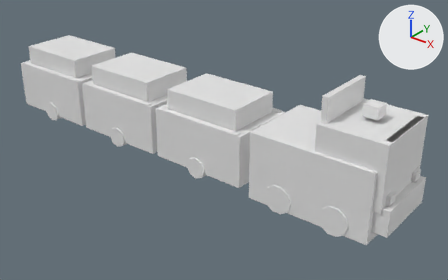
Renders of the glTF model game/Airside/Assets/StreamingAssets/Airside/Art/Models/Vehicles/mdl_baggage_tug_train_authored_v01.gltf from each side of a commit.
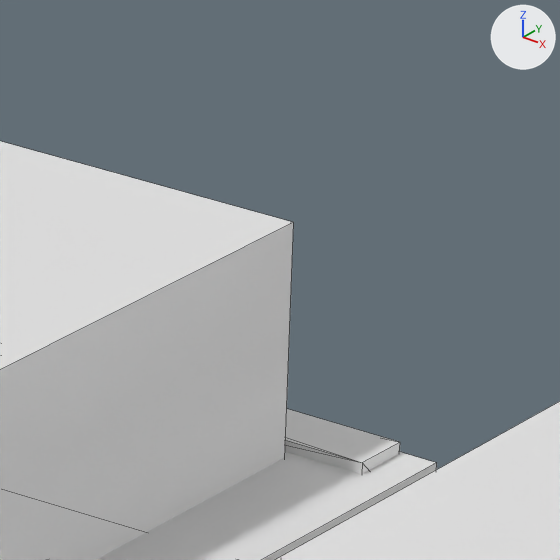
The first picture shows the older version from a 50 mm camera at (6.88, -6.26, 4.32) aimed at (1.78, 0.11, 0.37). The close-ups show the older and then the newer version on the part from 55% to 66% of the width and 26% to 43% of the height of that picture. Only the edits that show in the close-ups are written down. The axes (+X, +Y, +Z) are drawn at upper right. The lights are the same throughout. The close-ups show mesh edges as thin lines.

Names of what the first close-up shows: 'cargo_1', 'cart_1', 'cart_rail_1b', 'tug'.
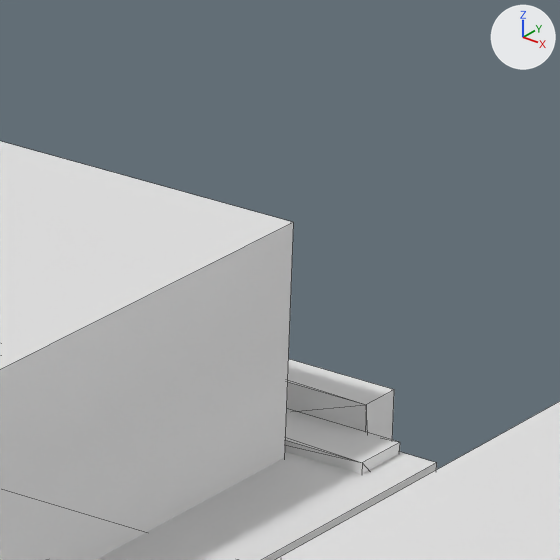
The change, as a diff of the scene's bpy script:
```diff
--- a/game/Airside/Assets/StreamingAssets/Airside/Art/Models/Vehicles/mdl_baggage_tug_train_authored_v01.gltf.py
+++ b/game/Airside/Assets/StreamingAssets/Airside/Art/Models/Vehicles/mdl_baggage_tug_train_authored_v01.gltf.py
@@ me_cart_gate_1 @@
+me_cart_gate_1.from_pydata(...)  # a box spanning x 1.15..2.45, y 0.52..0.58, z 0.475..0.925
@@ ob_cart_gate_1 @@
+ob_cart_gate_1 = bpy.data.objects.new('cart_gate_1', me_cart_gate_1)
+ob_cart_gate_1.location = (0.0, 0.0, 0.0)
```

Where the change shows, as pixel boxes [x1, y1, x2, y2] in the close-ups (560 x 560 px):
'cart_gate_1', added: after [287, 359, 394, 440]
